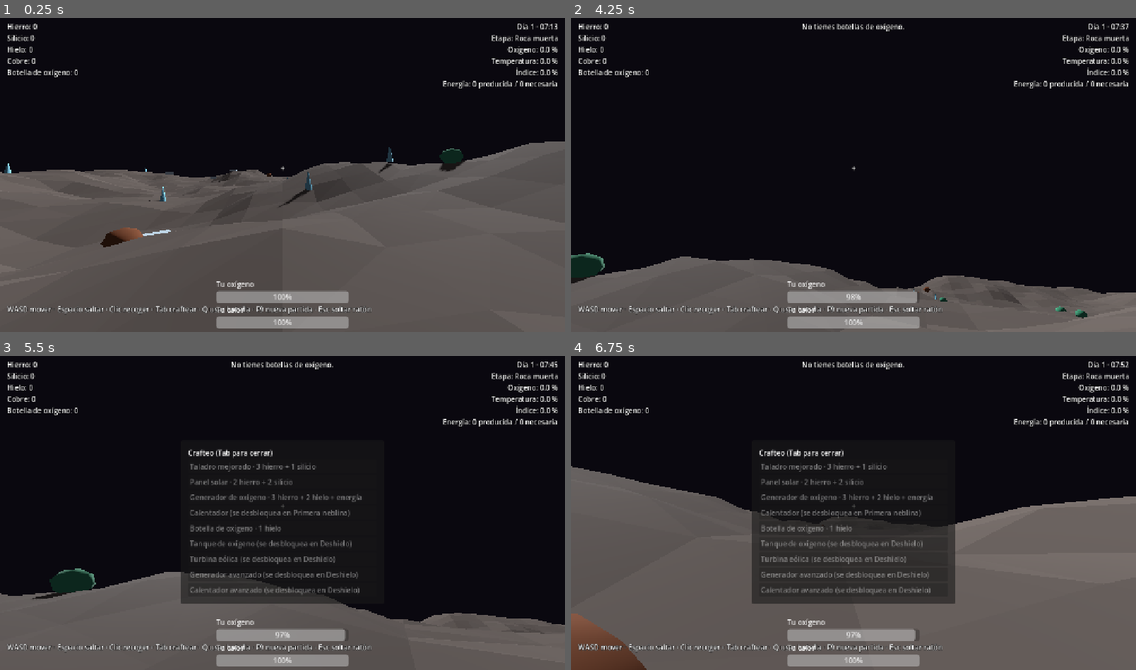
Above: before the commit, frames 1-4 (two rows, left to right).
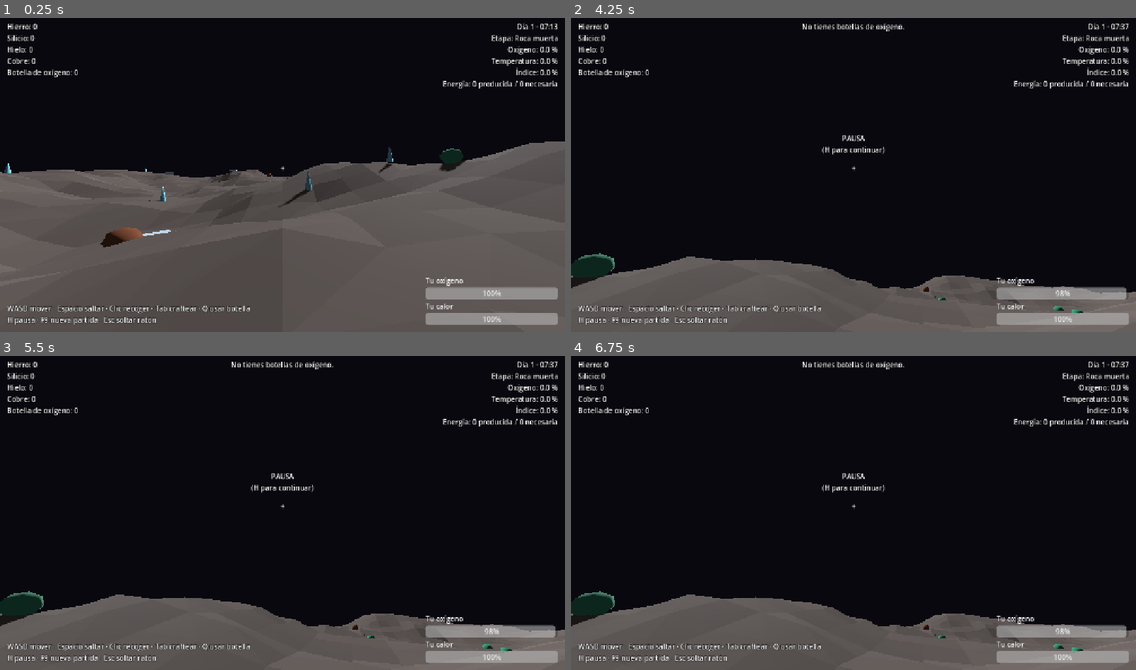
Above: after the commit, the same moments.

Repository: johnlobo/planetform
Game: Godot game, scene res://scenes/main.tscn
Same seed, same stepped clock (60 frames per second), same inputs: the game is played once before the commit and once after it.
Inputs (mouse positions are in pixels of both pictures, inside the frame that each line leads up to):
- Up to frame 1 (0.25 s): no input
- Up to frame 2 (4.25 s): tap Enter (ui_accept) at 0.5, 0.8, 1.35, 2.3, 2.75, 2.85, 3.8 s; move the mouse to (881, 171) at 0.52 s; hold W (move_forward) 0.53-1.28 s; hold Tab (craft) 0.53-1.28 s; click (881, 171) at 0.67 s; tap Space (jump) at 0.77, 1.52, 3.02, 3.77 s; move the mouse to (740, 187) at 1.27 s; hold S (move_back) 1.28-2.03 s; click (740, 187) at 1.42 s; tap Tab (craft) at 1.55, 3.05 s; move the mouse to (864, 168) at 2.02 s; hold Tab (craft) 2.03-2.78 s; hold W (move_forward) from 2.03 s (still down); click (864, 168) at 2.17 s; move the mouse to (825, 237) at 2.77 s; click (825, 237) at 2.92 s; move the mouse to (893, 178) at 3.52 s; hold Q (use_bottle) from 3.53 s (still down); click (893, 178) at 3.67 s; tap H (pause, bound only after the commit) at 4.15 s
- Up to frame 3 (5.5 s): keep holding W (move_forward); move the mouse to (237, 506) at 4.27 s; release Q (use_bottle) at 4.28 s; tap C at 4.35 s; click (237, 506) at 4.42 s; tap Space (jump) at 4.52 s; tap Tab (craft) at 4.55 s; move the mouse to (288, 509) at 5.02 s; hold Tab (craft) from 5.03 s (still down); click (288, 509) at 5.17 s; tap Enter (ui_accept) at 5.3 s
- Up to frame 4 (6.75 s): tap Enter (ui_accept) at 5.75, 5.85 s; move the mouse to (768, 431) at 5.77 s; release W (move_forward) at 5.78 s; release Tab (craft) at 5.78 s; hold D (move_right) 5.78-6.53 s; click (768, 431) at 5.92 s; tap Space (jump) at 6.02 s; tap Tab (craft) at 6.05 s; move the mouse to (881, 509) at 6.52 s; hold W (move_forward) from 6.53 s (still down); hold Tab (craft) from 6.53 s (still down); click (881, 509) at 6.67 s

The runs differ from the first frame. In frame 1, 4.5% of the frame differs, in the area x 1-99%, y 82-99%; in frame 2, 5.2%; in frame 3, 13%; in frame 4, 42%, in the area x 0-100%, y 1-100%.

Commit message:
Pausa, muerte con fundido a negro y ajustes del día y la noche
- HUD: las barras de oxígeno y calor pasan abajo a la derecha y la ayuda
  se parte en dos líneas para que no se solapen.
- Pausa con H: congela el juego y muestra "PAUSA"; cierra el menú de
  crafteo si estaba abierto.
- Muerte: al quedarse sin oxígeno la pantalla se funde a negro en 3 s y
  sale GAME OVER con la causa; Enter devuelve al jugador a la base con
  oxígeno y calor al máximo (antes reaparecía helado).
- Un calentador sin energía ya no calienta al jugador.
- Los paneles solares no dan energía de noche (marca "solar" en MACHINES).
- Aviso "Te estás congelando" al bajar de 25 de calor.
- save_game no guarda si el jugador está muerto ni fuera del árbol de
  escena (al cerrar la aplicación daba un error en el log).

Co-Authored-By: Claude Opus 5.5 <noreply@anthropic.com>

Diff:
--- a/scripts/game_state.gd
+++ b/scripts/game_state.gd
@@ -7,7 +7,8 @@
 signal stage_changed(stage: int)
 signal message(text: String)
 signal place_requested(kind: String)
-signal player_suffocated
+signal player_died(cause: String)
+signal player_respawned
 
 const RESOURCE_NAMES := {
 	"hierro": "Hierro",
@@ -32,9 +33,10 @@
 }
 
 # Efecto de cada construcción: energía que da (+) o gasta (-) y cuánto sube
-# cada métrica del planeta, en múltiplos de MACHINE_RATE.
+# cada métrica del planeta, en múltiplos de MACHINE_RATE. "solar" = no da
+# energía de noche.
 const MACHINES := {
-	"panel": {"energy": 1, "oxygen": 0, "temperature": 0},
+	"panel": {"energy": 1, "oxygen": 0, "temperature": 0, "solar": true},
 	"turbina": {"energy": 3, "oxygen": 0, "temperature": 0},
 	"generador": {"energy": -1, "oxygen": 1, "temperature": 0},
 	"calentador": {"energy": -1, "oxygen": 0, "temperature": 1},
@@ -62,6 +64,7 @@
 const WARMTH_DRAIN := 2.0 # por segundo de noche, con el planeta a 0 % de temperatura
 const WARMTH_REGEN := 5.0 # por segundo de día o junto a un calentador
 const HEATER_RANGE := 8.0 # metros
+const COLD_WARNING := 25.0 # por debajo de este calor se avisa al jugador
 const COLD_O2_FACTOR := 3.0 # multiplica el gasto de oxígeno cuando el calor llega a 0
 const SAVE_PATH := "user://partida.json"
 const AUTOSAVE_TIME := 15.0
@@ -80,7 +83,10 @@
 var day := 1
 var warmth := WARMTH_MAX
 var _was_night := false
+var _was_cold := false
 var _was_frozen := false
+# true desde que el jugador muere hasta que vuelve a la base.
+var dead := false
 var ui_open := false
 var hint := ""
 # Construcciones colocadas: [{"kind", "x", "y", "z", "rot"}], para el guardado.
@@ -106,7 +112,7 @@
 	if _autosave_timer >= AUTOSAVE_TIME:
 		_autosave_timer = 0.0
 		save_game()
-	if finished:
+	if finished or dead:
 		return
 	var ratio := energy_ratio()
 	if energy_demand() > 0:
@@ -121,9 +127,23 @@
 		drain *= COLD_O2_FACTOR
 	player_oxygen -= drain * delta
 	if player_oxygen <= 0.0:
-		player_oxygen = player_o2_max()
-		player_suffocated.emit()
-		message.emit("Te quedaste sin oxígeno. Vuelves a la base.")
+		_die("Te quedaste sin oxígeno." if warmth > 0.0 else "Te quedaste sin oxígeno por el frío.")
+
+
+func _die(cause: String) -> void:
+	dead = true
+	player_died.emit(cause)
+
+
+## Devuelve al jugador a la base con el oxígeno y el calor al máximo.
+func respawn() -> void:
+	dead = false
+	player_oxygen = player_o2_max()
+	warmth = WARMTH_MAX
+	_was_cold = false
+	_was_frozen = false
+	player_respawned.emit()
+	message.emit("Vuelves a la base.")
 
 
 ## 1 a mediodía, -1 a medianoche.
@@ -160,6 +180,11 @@
 		warmth += WARMTH_REGEN * delta
 	warmth = clampf(warmth, 0.0, WARMTH_MAX)
 
+	var cold := warmth <= COLD_WARNING
+	if cold and not _was_cold:
+		message.emit("Te estás congelando: busca un calentador con energía.")
+	_was_cold = cold
+
 	var frozen := warmth <= 0.0
 	if frozen and not _was_frozen:
 		message.emit("Estás helado: gastas oxígeno el triple de rápido.")
@@ -167,6 +192,9 @@
 
 
 func _near_heater() -> bool:
+	# Un calentador sin energía no calienta, igual que no sube la temperatura.
+	if energy_ratio() <= 0.0:
+		return false
 	var player := get_tree().get_first_node_in_group("player") as Node3D
 	if player == null:
 		return false
@@ -190,7 +218,10 @@
 
 func energy_supply() -> int:
 	var supply := 0
+	var night := is_night()
 	for kind in machine_counts:
+		if night and MACHINES[kind].get("solar", false):
+			continue
 		supply += maxi(0, int(MACHINES[kind]["energy"])) * int(machine_counts[kind])
 	return supply
 
@@ -309,6 +340,10 @@
 
 
 func save_game() -> void:
+	# Guardar al morir dejaría una partida que vuelve a matar al cargarla.
+	# Fuera del árbol (al cerrar la aplicación) ya no hay jugador que guardar.
+	if dead or not is_inside_tree():
+		return
 	var data := {
 		"version": 1,
 		"inventory": inventory,
@@ -399,7 +434,9 @@
 	day = 1
 	warmth = WARMTH_MAX
 	_was_night = false
+	_was_cold = false
 	_was_frozen = false
+	dead = false
 	ui_open = false
 	machines = []
 	player_position = null
@@ -416,6 +453,7 @@
 	_add_key("use_bottle", [KEY_Q])
 	_add_key("release_mouse", [KEY_ESCAPE])
 	_add_key("new_game", [KEY_F9])
+	_add_key("pause", [KEY_H])
 
 
 func _add_key(action: String, keys: Array) -> void:
--- a/scripts/hud.gd
+++ b/scripts/hud.gd
@@ -2,6 +2,7 @@
 ## Interfaz: inventario, estado del planeta, oxígeno del jugador y menú de crafteo.
 
 const MESSAGE_TIME := 4.0
+const DEATH_FADE_TIME := 3.0
 
 var inventory_label: Label
 var planet_label: Label
@@ -9,12 +10,19 @@
 var warmth_bar: ProgressBar
 var hint_label: Label
 var message_label: Label
+var pause_label: Label
 var craft_panel: PanelContainer
 var craft_list: VBoxContainer
+var death_overlay: ColorRect
+var death_label: Label
 var message_timer := 0.0
+# true cuando la pantalla de game over espera a que el jugador pulse Enter.
+var _waiting_respawn := false
 
 
 func _ready() -> void:
+	# El HUD sigue activo con el juego en pausa para poder reanudarlo con H.
+	process_mode = Node.PROCESS_MODE_ALWAYS
 	inventory_label = _label(Control.PRESET_TOP_LEFT, Vector2(16, 16))
 
 	planet_label = _label(Control.PRESET_TOP_RIGHT, Vector2(-16, 16))
@@ -32,12 +40,26 @@
 	message_label.custom_minimum_size.x = 480
 	message_label.horizontal_alignment = HORIZONTAL_ALIGNMENT_CENTER
 
-	var help := _label(Control.PRESET_BOTTOM_LEFT, Vector2(16, -40))
-	help.text = "WASD mover · Espacio saltar · Clic recoger · Tab craftear · Q usar botella · F9 nueva partida · Esc soltar ratón"
-
+	# Dos líneas, abajo a la izquierda, para no llegar a las barras de la derecha.
+	var help := _label(Control.PRESET_BOTTOM_LEFT, Vector2.ZERO)
+	help.grow_vertical = Control.GROW_DIRECTION_BEGIN
+	help.offset_left = 16
+	help.offset_bottom = -16
+	help.text = "WASD mover · Espacio saltar · Clic recoger · Tab craftear · Q usar botella\nH pausa · F9 nueva partida · Esc soltar ratón"
+
+	pause_label = _label(Control.PRESET_CENTER, Vector2(-160, -80))
+	pause_label.custom_minimum_size.x = 320
+	pause_label.horizontal_alignment = HORIZONTAL_ALIGNMENT_CENTER
+	pause_label.text = "PAUSA\n(H para continuar)"
+	pause_label.visible = false
+
+	# Barras abajo a la derecha; el contenedor crece hacia arriba y a la izquierda.
 	var oxygen_box := VBoxContainer.new()
-	oxygen_box.set_anchors_and_offsets_preset(Control.PRESET_CENTER_BOTTOM)
-	oxygen_box.position += Vector2(-150, -120)
+	oxygen_box.set_anchors_and_offsets_preset(Control.PRESET_BOTTOM_RIGHT)
+	oxygen_box.grow_horizontal = Control.GROW_DIRECTION_BEGIN
+	oxygen_box.grow_vertical = Control.GROW_DIRECTION_BEGIN
+	oxygen_box.offset_right = -16
+	oxygen_box.offset_bottom = -16
 	oxygen_box.custom_minimum_size = Vector2(300, 0)
 	oxygen_box.mouse_filter = Control.MOUSE_FILTER_IGNORE
 	var oxygen_title := Label.new()
@@ -58,18 +80,38 @@
 	add_child(oxygen_box)
 
 	_build_craft_panel()
+	_build_death_screen()
 
 	Game.inventory_changed.connect(_refresh_inventory)
 	Game.message.connect(_show_message)
+	Game.player_died.connect(_on_player_died)
 	_refresh_inventory()
 
 
 func _input(event: InputEvent) -> void:
 	# Se usa _input y no _unhandled_input porque los botones del menú
 	# consumen la tecla Tab para mover el foco.
-	if event.is_action_pressed("craft"):
-		_toggle_craft()
+	if Game.dead:
+		# Durante la muerte solo cuenta Enter, y solo cuando ya sale el game over.
+		if _waiting_respawn and event.is_action_pressed("ui_accept"):
+			_respawn()
 		get_viewport().set_input_as_handled()
+	elif event.is_action_pressed("pause"):
+		_toggle_pause()
+		get_viewport().set_input_as_handled()
+	elif event.is_action_pressed("craft") and not get_tree().paused:
+		_toggle_craft()
+		get_viewport().set_input_as_handled()
+
+
+func _toggle_pause() -> void:
+	var paused := not get_tree().paused
+	if paused and craft_panel.visible:
+		_toggle_craft()
+	get_tree().paused = paused
+	pause_label.visible = paused
+	# Al reanudar, el ratón se vuelve a capturar con un clic, como al empezar.
+	Input.mouse_mode = Input.MOUSE_MODE_VISIBLE
 
 
 func _process(delta: float) -> void:
@@ -116,6 +158,51 @@
 	craft_list = VBoxContainer.new()
 	box.add_child(craft_list)
 	add_child(craft_panel)
+
+
+func _build_death_screen() -> void:
+	death_overlay = ColorRect.new()
+	death_overlay.set_anchors_and_offsets_preset(Control.PRESET_FULL_RECT)
+	death_overlay.color = Color(0, 0, 0, 0)
+	death_overlay.mouse_filter = Control.MOUSE_FILTER_IGNORE
+	death_overlay.visible = false
+	add_child(death_overlay)
+	death_label = Label.new()
+	death_label.set_anchors_and_offsets_preset(Control.PRESET_FULL_RECT)
+	death_label.horizontal_alignment = HORIZONTAL_ALIGNMENT_CENTER
+	death_label.vertical_alignment = VERTICAL_ALIGNMENT_CENTER
+	death_label.mouse_filter = Control.MOUSE_FILTER_IGNORE
+	death_label.add_theme_font_size_override("font_size", 32)
+	death_label.visible = false
+	death_overlay.add_child(death_label)
+
+
+## Fundido a negro de DEATH_FADE_TIME segundos y, después, el game over.
+func _on_player_died(cause: String) -> void:
+	if craft_panel.visible:
+		_toggle_craft()
+	get_tree().paused = true
+	pause_label.visible = false
+	Input.mouse_mode = Input.MOUSE_MODE_VISIBLE
+	death_label.text = "GAME OVER\n\n%s\n\nPulsa Enter para volver a la base" % cause
+	death_overlay.color.a = 0.0
+	death_overlay.visible = true
+	var tween := create_tween()
+	tween.tween_property(death_overlay, "color:a", 1.0, DEATH_FADE_TIME)
+	tween.tween_callback(_show_game_over)
+
+
+func _show_game_over() -> void:
+	death_label.visible = true
+	_waiting_respawn = true
+
+
+func _respawn() -> void:
+	_waiting_respawn = false
+	death_label.visible = false
+	death_overlay.visible = false
+	get_tree().paused = false
+	Game.respawn()
 
 
 func _toggle_craft() -> void:
--- a/scripts/machine.gd
+++ b/scripts/machine.gd
@@ -92,6 +92,8 @@
 	var recipe_name: String = Game.RECIPES[kind]["name"]
 	var energy := int(Game.MACHINES[kind]["energy"])
 	if energy > 0:
+		if Game.MACHINES[kind].get("solar", false) and Game.is_night():
+			return "%s · de noche no da energía" % recipe_name
 		return "%s · da %d de energía" % [recipe_name, energy]
 	if Game.energy_ratio() <= 0.0:
 		return "%s · sin energía" % recipe_name
--- a/scripts/player.gd
+++ b/scripts/player.gd
@@ -34,7 +34,7 @@
 	camera.add_child(ray)
 
 	spawn_point = global_position
-	Game.player_suffocated.connect(_on_suffocated)
+	Game.player_respawned.connect(_on_respawned)
 
 
 func _unhandled_input(event: InputEvent) -> void:
@@ -104,6 +104,6 @@
 			Game.message.emit("+%d %s" % [amount, Game.RESOURCE_NAMES[target.resource_type]])
 
 
-func _on_suffocated() -> void:
+func _on_respawned() -> void:
 	global_position = spawn_point
 	velocity = Vector3.ZERO
Not shown, changed: README.md
